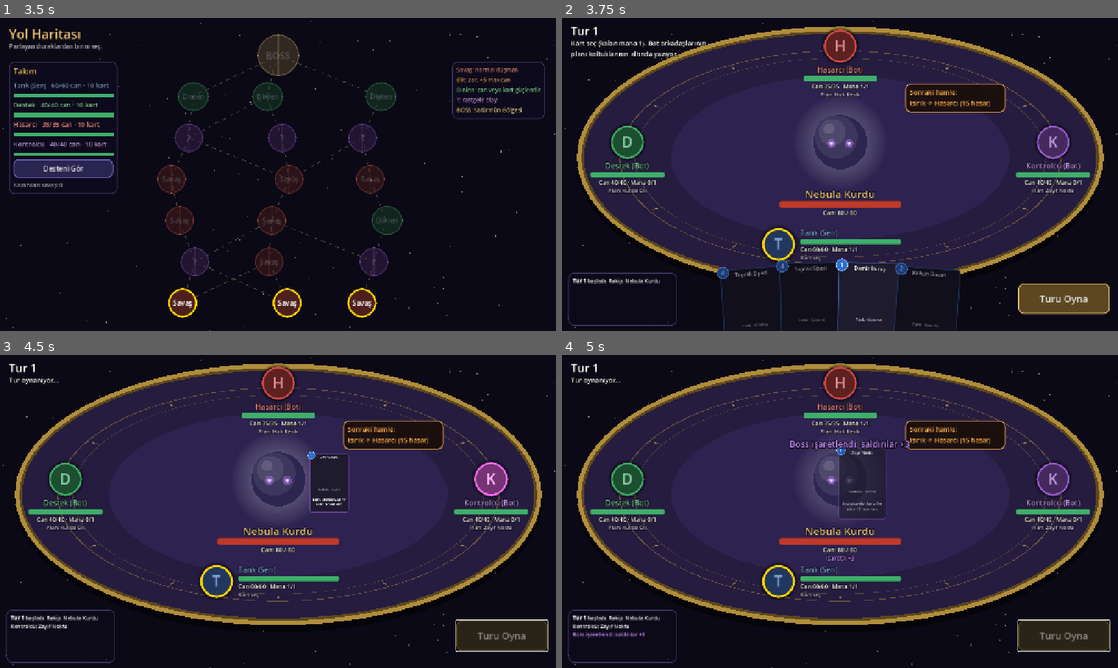
Above: before the commit, frames 1-4 (two rows, left to right).
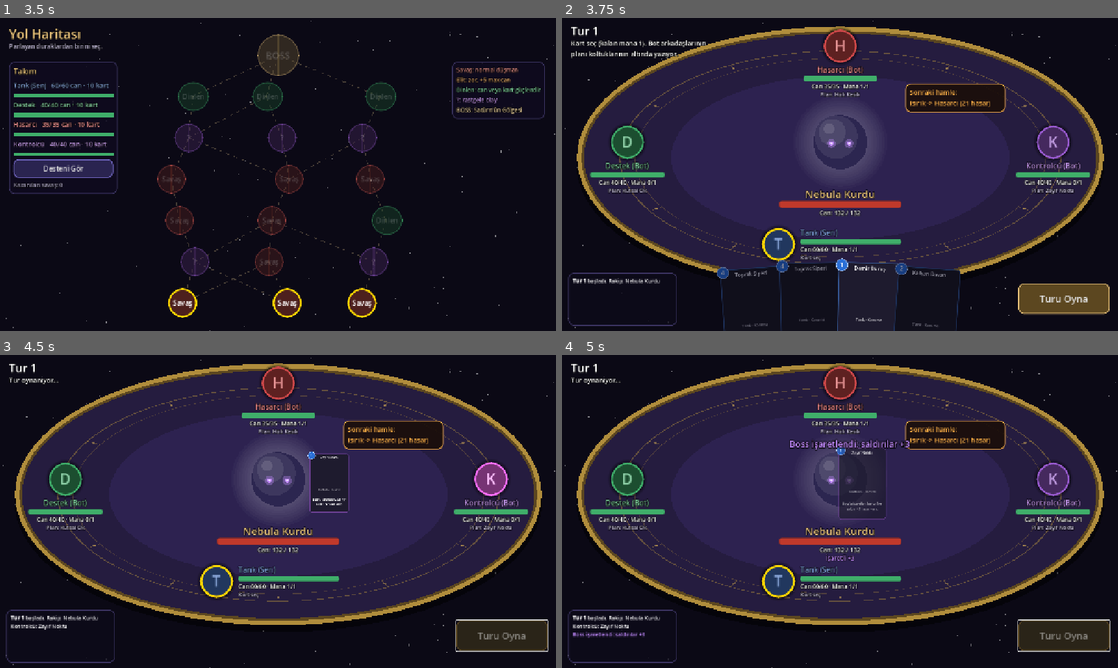
Above: after the commit, the same moments.

Repository: bogacavdar/coop-kart-oyunu
Game: Godot game, scene res://oyun.tscn
Two runs of this game, one before a commit and one after it. Both use one fixed random seed, a clock stepped at 60 frames per second and the inputs below.
Inputs (mouse positions are in pixels of both pictures, inside the frame that each line leads up to):
- Up to frame 1 (3.5 s): click (105, 187) at 0.52 s; click "Desteni Gör" at 1.25 s; click "Savaş" at 2 s; click "Savaş" at 2.75 s
- Up to frame 2 (3.75 s): click "Savaş" at 3.5 s
- Up to frame 3 (4.5 s): click "Turu Oyna" at 4.25 s
- Up to frame 4 (5 s): no input

Frame 1 is identical in both runs. In frame 2, less than 0.1% of the frame differs, in the area x 46-74%, y 26-64%; in frame 3, less than 0.1%; in frame 4, less than 0.1%.

Commit message:
Denge: normal ve elit düşmanlar güçlendirildi
Co-Authored-By: Claude Opus 5.5 <noreply@anthropic.com>
Claude-Session: https://claude.ai/code/session_01BTyhiEWYueC4ryox9s8zfK

Diff:
--- a/savas/dusmanlar.gd
+++ b/savas/dusmanlar.gd
@@ -17,45 +17,45 @@
 static func tanim(id: String) -> Dictionary:
 	match id:
 		"kuyruklu_yavru":
-			return {"id": id, "ad": "Kuyruklu Yıldız Yavrusu", "tip": "normal", "can": 22, "guc_artisi": 1,
+			return {"id": id, "ad": "Kuyruklu Yıldız Yavrusu", "tip": "normal", "can": 36, "guc_artisi": 1,
 				"hamleler": [
-					{"tur": "tekil", "ad": "Kuyruk Darbesi", "hasar": 13, "agirlik": 50},
-					{"tur": "alan", "ad": "Toz Bulutu", "hasar": 6, "agirlik": 30},
-					{"tur": "kalkan", "ad": "Buz Kabuğu", "miktar": 12, "agirlik": 20},
+					{"tur": "tekil", "ad": "Kuyruk Darbesi", "hasar": 19, "agirlik": 50},
+					{"tur": "alan", "ad": "Toz Bulutu", "hasar": 9, "agirlik": 30},
+					{"tur": "kalkan", "ad": "Buz Kabuğu", "miktar": 16, "agirlik": 20},
 				],
 				"gorunum": {"renk": "#1d3a5c", "goz": "#7fd6ff", "halka": false, "yaricap": 64.0}}
 		"golge_akrep":
-			return {"id": id, "ad": "Gölge Akrep", "tip": "normal", "can": 24, "guc_artisi": 1,
+			return {"id": id, "ad": "Gölge Akrep", "tip": "normal", "can": 38, "guc_artisi": 1,
 				"hamleler": [
-					{"tur": "tekil", "ad": "Zehirli İğne", "hasar": 12, "agirlik": 40},
-					{"tur": "cift", "ad": "Çifte Kıskaç", "hasar": 9, "agirlik": 40},
-					{"tur": "guc", "ad": "Zehir Biriktiriyor", "miktar": 2, "agirlik": 20},
+					{"tur": "tekil", "ad": "Zehirli İğne", "hasar": 18, "agirlik": 40},
+					{"tur": "cift", "ad": "Çifte Kıskaç", "hasar": 13, "agirlik": 40},
+					{"tur": "guc", "ad": "Zehir Biriktiriyor", "miktar": 3, "agirlik": 20},
 				],
 				"gorunum": {"renk": "#3a2416", "goz": "#ffcf4a", "halka": false, "yaricap": 66.0}}
 		"nebula_kurdu":
-			return {"id": id, "ad": "Nebula Kurdu", "tip": "normal", "can": 20, "guc_artisi": 1,
+			return {"id": id, "ad": "Nebula Kurdu", "tip": "normal", "can": 33, "guc_artisi": 1,
 				"hamleler": [
-					{"tur": "tekil", "ad": "Isırık", "hasar": 15, "agirlik": 45},
-					{"tur": "alan", "ad": "Uluma", "hasar": 7, "agirlik": 35},
-					{"tur": "iyiles", "ad": "Yaralarını Yalıyor", "miktar": 12, "agirlik": 20},
+					{"tur": "tekil", "ad": "Isırık", "hasar": 21, "agirlik": 45},
+					{"tur": "alan", "ad": "Uluma", "hasar": 10, "agirlik": 35},
+					{"tur": "iyiles", "ad": "Yaralarını Yalıyor", "miktar": 16, "agirlik": 20},
 				],
 				"gorunum": {"renk": "#2c2650", "goz": "#c38bff", "halka": false, "yaricap": 62.0}}
 		"ay_cadisi":
-			return {"id": id, "ad": "Ay Cadısı", "tip": "elit", "can": 38, "guc_artisi": 2,
+			return {"id": id, "ad": "Ay Cadısı", "tip": "elit", "can": 58, "guc_artisi": 2,
 				"hamleler": [
-					{"tur": "alan", "ad": "Ay Tutulması", "hasar": 11, "agirlik": 35},
-					{"tur": "tekil", "ad": "Lanet", "hasar": 22, "agirlik": 30},
-					{"tur": "iyiles", "ad": "Ay Işığı İksiri", "miktar": 25, "agirlik": 15},
-					{"tur": "guc", "ad": "Dolunay", "miktar": 3, "agirlik": 20},
+					{"tur": "alan", "ad": "Ay Tutulması", "hasar": 15, "agirlik": 35},
+					{"tur": "tekil", "ad": "Lanet", "hasar": 31, "agirlik": 30},
+					{"tur": "iyiles", "ad": "Ay Işığı İksiri", "miktar": 32, "agirlik": 15},
+					{"tur": "guc", "ad": "Dolunay", "miktar": 4, "agirlik": 20},
 				],
 				"gorunum": {"renk": "#1f3a38", "goz": "#b8ffe8", "halka": true, "yaricap": 78.0}}
 		"gunes_muhafizi":
-			return {"id": id, "ad": "Güneş Muhafızı", "tip": "elit", "can": 42, "guc_artisi": 2,
+			return {"id": id, "ad": "Güneş Muhafızı", "tip": "elit", "can": 62, "guc_artisi": 2,
 				"hamleler": [
-					{"tur": "kalkan", "ad": "Güneş Kalkanı", "miktar": 25, "agirlik": 25},
-					{"tur": "tekil", "ad": "Alev Kılıcı", "hasar": 30, "agirlik": 30, "ilk_tur_yok": true},
-					{"tur": "alan", "ad": "Güneş Patlaması", "hasar": 10, "agirlik": 30},
-					{"tur": "cift", "ad": "Çifte Işın", "hasar": 14, "agirlik": 15},
+					{"tur": "kalkan", "ad": "Güneş Kalkanı", "miktar": 30, "agirlik": 25},
+					{"tur": "tekil", "ad": "Alev Kılıcı", "hasar": 38, "agirlik": 30, "ilk_tur_yok": true},
+					{"tur": "alan", "ad": "Güneş Patlaması", "hasar": 14, "agirlik": 30},
+					{"tur": "cift", "ad": "Çifte Işın", "hasar": 19, "agirlik": 15},
 				],
 				"gorunum": {"renk": "#5a3010", "goz": "#fff0a0", "halka": true, "yaricap": 80.0}}
 		_:
